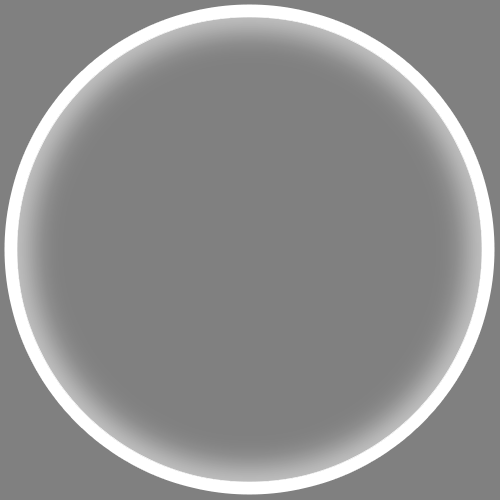
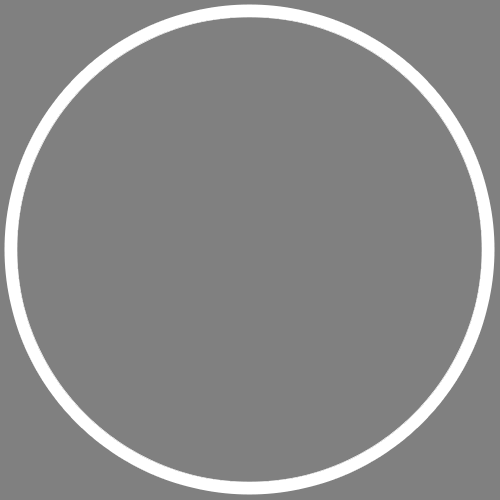
Revision of a layered 500 x 500 image; what changed, layer by layer:
hid "Ellipse 1 copy 3" over <box>17,17,482,482</box>
hid "Ellipse 1 copy" over <box>17,17,482,482</box>
